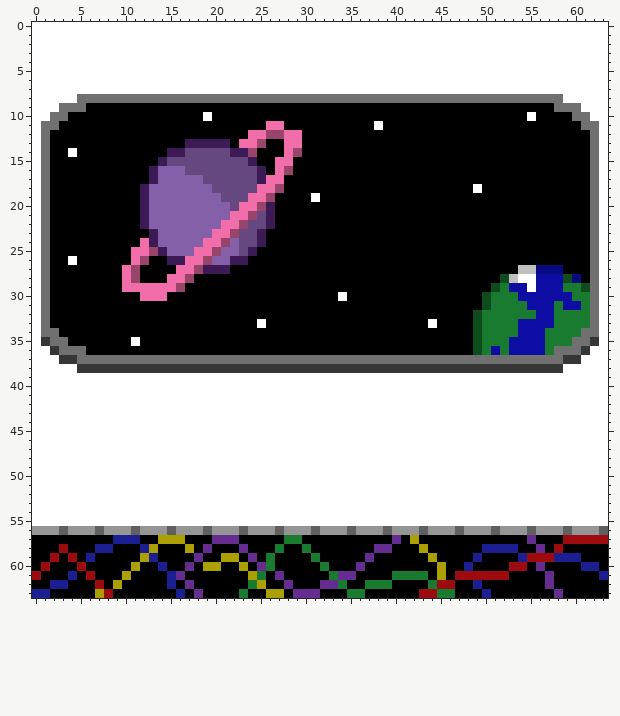
Pixel-art sprite -- sprites/sp_space_wall/layers/9c8986ab-2ac5-4180-b22b-2bf5e9d77fcd/0889c1d7-886f-46c7-b02f-004d37bf3ee8.png. The first picture shows the starting point.
The file is 64x64 pixels.
The result:
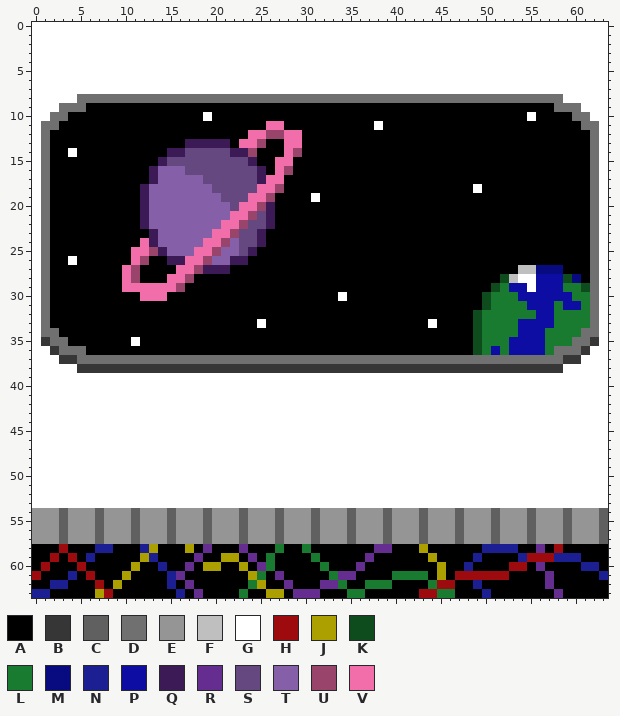
Palette (. is transparent): A #000000  B #363636  C #606060  D #707070  E #959595  F #bfbfbf  G #ffffff  H #9e0b0f  J #aba000  K #0f4c1d  L #197b30  M #070b7f  N #1b1f91  P #0d0da3  Q #3c1a56  R #662d91  S #64487f  T #8560a9  U #99456b  V #f16eaa
The edit:
y 54..55: x 0..63 GGGGGGGGGGGGGGGGGGGGGGGGGGGGGGGGGGGGGGGGGGGGGGGGGGGGGGGGGGGGGGGG -> EEECEEECEEECEEECEEECEEECEEECEEECEEECEEECEEECEEECEEECEEECEEECEEEC
y 57: x 0..63 AAAAAAAAANNNAAJJJAAARRRAAAAALLAAAAAAAAAARAJAAAAAAAAAAAARAAAHHHHH -> EEECEEECEEECEEECEEECEEECEEECEEECEEECEEECEEECEEECEEECEEECEEECEEEC
Pixel boxes of the changes (left, top, right, bottom) in both pictures:
changed: (32, 508, 608, 544)
